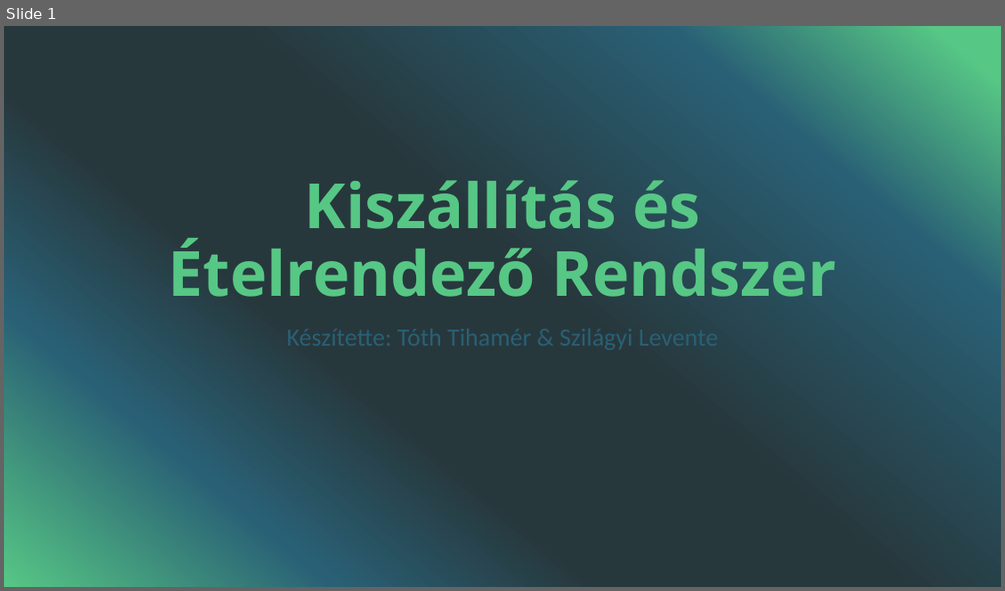
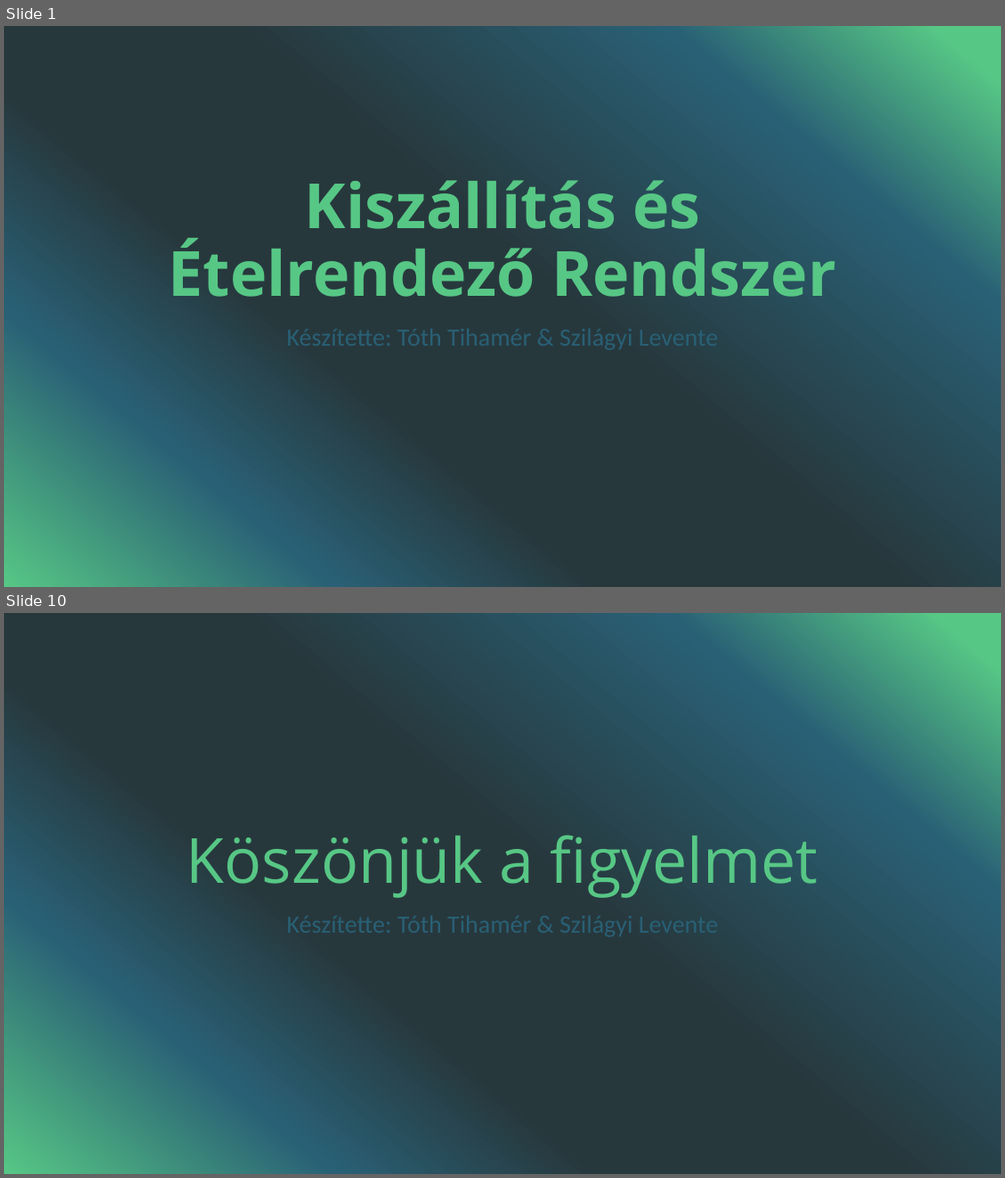
Before and after one commit to TihikEu/Kiszallitasi-Etelrendelo-Rendszer, a slide deck: Kiszállítás és Ételrendező Rendszer.pptx. Shown one above the other, each under a label of ours: slide 1 before the commit, slides 1 and 10 after it; the slides between them are not shown. The pictures are 1005x591 and 1005x1178 pixels, drawn with LibreOffice and Linux fonts; fonts in the diff are those of the drawing. Boxes give left, top, right and bottom in pixels: in the first picture for what was removed or moved away, otherwise in the second. Text is boxed around its words. In the diff, an @@ line names an element or a change of style, - is before the commit and + after.

```diff
--- a/Kiszállítás és Ételrendező Rendszer.pptx
+++ b/Kiszállítás és Ételrendező Rendszer.pptx
@@ slide 10 added at bbox=[4, 613, 1001, 1174], background gradient #57C785 to #296075 to #27383D @@
@@ title added at bbox=[186, 835, 818, 898], 60 pt, text #57C785 @@
+Köszönjük a figyelmet
```
Also in this commit, not shown: 1 slide changed, 7 other slides added, 1 slide removed.
